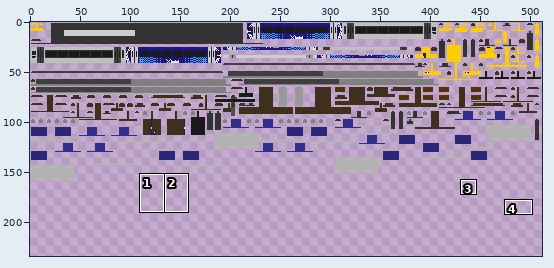
Edited in one commit: sprite sheet (src/main/resources/assets/tc/textures/trains/Class_158_LightBlue.png). The first picture is a wide view before the edit; the outline marks the close-up.
Close-up. Earlier state:
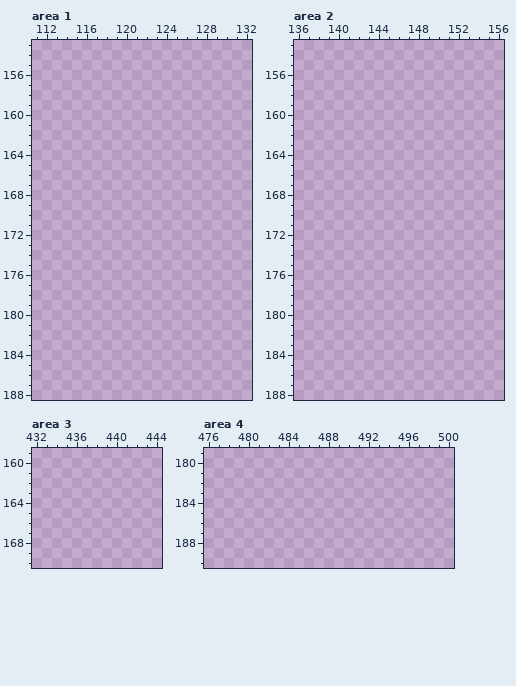
The file is 512x512 pixels. Colours within 5 levels of each other are drawn and written as one. Shown: area 1: x 111..132, y 153..188; area 2: x 136..156, y 153..188; area 3: x 432..444, y 159..170; area 4: x 476..500, y 179..190. The wide view leaves out empty margins. The commit also changed other parts of the picture, which this record leaves out.
Once edited:
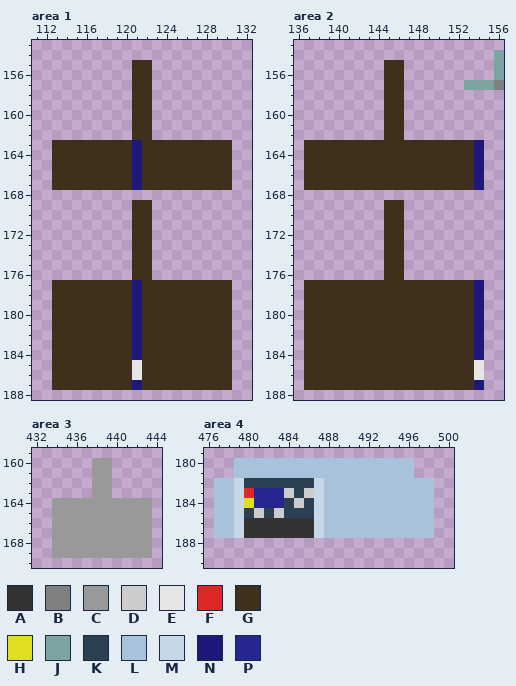
Palette (. is transparent): A #333333  B #808080  C #999999  D #cccccc  E #e6e6e6  F #e02727  G #3f301d  H #dfdf20  J #7ea3a3  K #2b4053  L #a7c2da  M #c6d8e8  N #1e187a  P #262693
What changed:
Area 1:
y 155..162: x 121..122 .. -> GG
y 163..167: x 113..130 .................. -> GGGGGGGGNGGGGGGGGG
y 169..176: x 121..122 .. -> GG
y 177..184: x 113..130 .................. -> GGGGGGGGNGGGGGGGGG
y 185..186: x 113..130 .................. -> GGGGGGGGEGGGGGGGGG
y 187: x 113..130 .................. -> GGGGGGGGNGGGGGGGGG
Area 2:
y 154: x 156 . -> J
y 155..156: x 145..146 .. -> GG; x 156 . -> J
y 157: x 145..146 .. -> GG; x 153..156 .... -> JJJB
y 158..162: x 145..146 .. -> GG
y 163..167: x 137..154 .................. -> GGGGGGGGGGGGGGGGGN
y 169..176: x 145..146 .. -> GG
y 177..184: x 137..154 .................. -> GGGGGGGGGGGGGGGGGN
y 185..186: x 137..154 .................. -> GGGGGGGGGGGGGGGGGE
y 187: x 137..154 .................. -> GGGGGGGGGGGGGGGGGN
Area 3:
y 160..163: x 438..439 .. -> CC
y 164..169: x 434..443 .......... -> CCCCCCCCCC
Area 4:
y 180..181: x 479..496 .................. -> LLLLLLLLLLLLLLLLLL
y 182: x 477..498 ...................... -> LLMKKKKKKKMLLLLLLLLLLL
y 183: x 477..498 ...................... -> LLMFPPPDKDMLLLLLLLLLLL
y 184: x 477..498 ...................... -> LLMHPPPKDKMLLLLLLLLLLL
y 185: x 477..498 ...................... -> LLMKDKDKKKMLLLLLLLLLLL
y 186..187: x 477..498 ...................... -> LLMAAAAAAAMLLLLLLLLLLL
